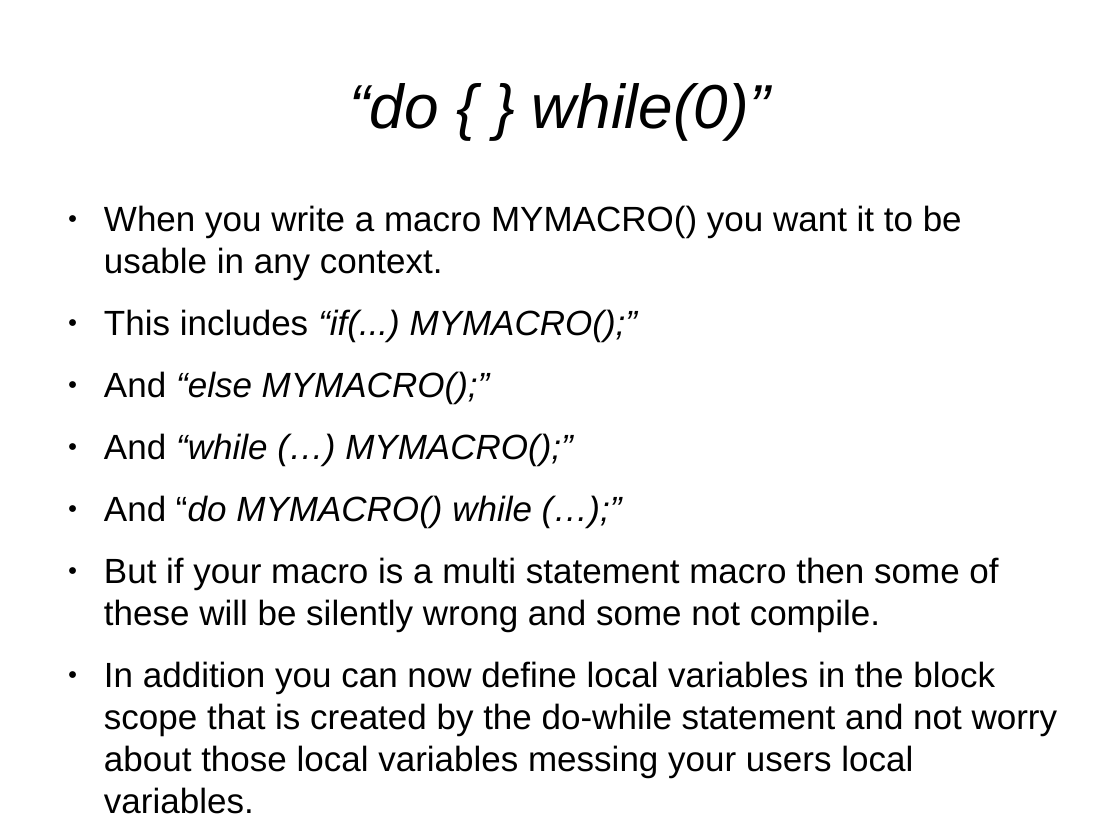
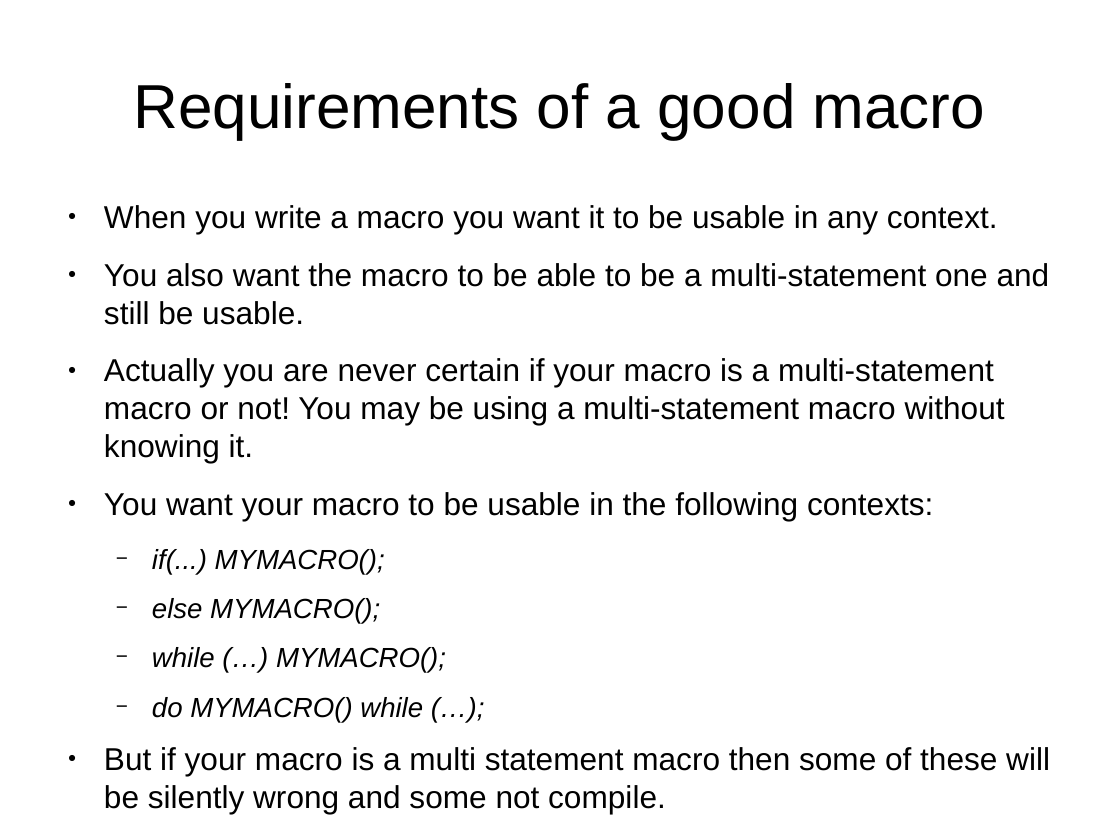
Before and after one commit to kalmuthu/slides, a slide deck: slide 3 of odp/c_pre_processor.odp. Drawn at 1120x840 pixels with LibreOffice and Linux fonts; fonts in the diff are those of the drawing. Boxes give left, top, right and bottom in pixels: in the first picture for what was removed or moved away, otherwise in the second. Text is boxed around its words. In the diff, an @@ line names an element or a change of style, - is before the commit and + after.

```diff
--- a/odp/c_pre_processor.odp
+++ b/odp/c_pre_processor.odp
@@ title at bbox=[133, 83, 985, 139]: text changed; italic off @@
-“do { } while(0)”
+Requirements of a good macro
@@ text at bbox=[104, 205, 1050, 722]: text changed; size 24.8 to 22.4 pt @@
-● When you write a macro MYMACRO() you want it to be usable in any context.
-● This includes “if(...) MYMACRO();”
-● And “else MYMACRO();”
-● And “while (…) MYMACRO();”
-● And “do MYMACRO() while (…);”
+● When you write a macro you want it to be usable in any context.
+● You also want the macro to be able to be a multi-statement one and still be usable.
+● Actually you are never certain if your macro is a multi-statement macro or not! You may be using a multi-statement macro without knowing it.
+● You want your macro to be usable in the following contexts:
+  − if(...) MYMACRO();
+  − else MYMACRO();
+  − while (…) MYMACRO();
+  − do MYMACRO() while (…);
@@ text at bbox=[104, 661, 1058, 814]: paragraph removed @@
-● In addition you can now define local variables in the block scope that is created by the do-while statement and not worry about those local variables messing your users local variables.
@@ text at bbox=[104, 747, 1050, 814]: size 24.8 to 22.4 pt in "But if your macro is a multi ..." @@
```
Also in this commit, not shown: 3 slides added.
